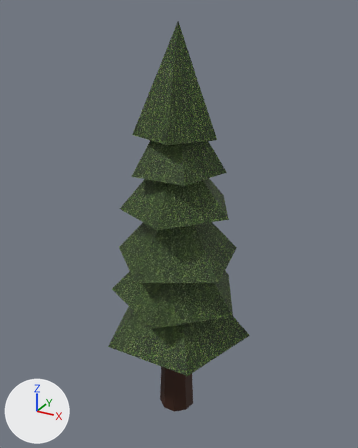
Before and after pictures for a commit that changed the OBJ model models/hillTree1/hillTree1.obj.
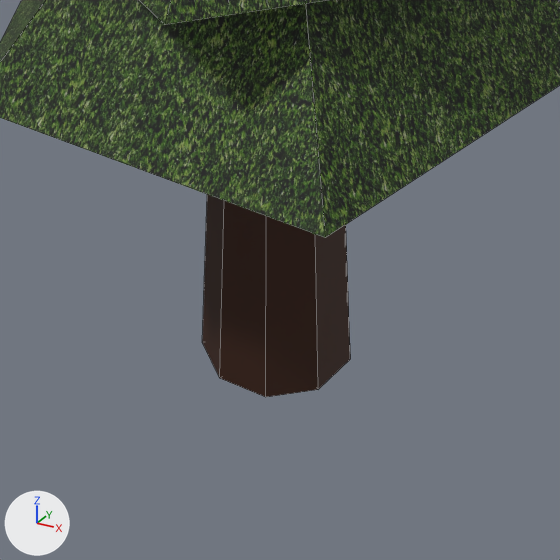
Each version appears first whole from a 50 mm camera at (2.17, -3.76, 3.56) aimed at (0.06, 0.09, 1.64), and next in a close-up on the part from 32% to 67% of the width and 72% to 100% of the height. Lighting does not change. The marker at lower left points along +X, +Y and +Z. The close-ups show mesh edges as thin lines. Where no turn or scale is listed for an object, it has been applied to the vertices.

The older version as bpy lines, for what is in view:
```python
me_cone_005 = bpy.data.meshes.new('Cone.005')
me_cone_005.from_pydata(...)  # 36 vertices, 36 faces; spans x -0.6..0.81, y -0.68..0.7, z 0.54..3.46
me_cone_005.materials.append(mat_leaves)  # picture img_leaves_jpg
me_wood_cylinder_001 = bpy.data.meshes.new('wood_Cylinder.001')
me_wood_cylinder_001.from_pydata(...)  # a 9-sided cut cone along z (radius 0.19 at the low end, 0.06 at the high end) spanning x -0.07..0.3, y -0.24..0.12, z -0.39..2.69
me_wood_cylinder_001.materials.append(mat_wood)  # picture img_tree_jpg
ob_cone_005 = bpy.data.objects.new('Cone.005', me_cone_005)
ob_cone_005.location = (0.0, 0.0, 0.0)
ob_wood_cylinder_001 = bpy.data.objects.new('wood_Cylinder.001', me_wood_cylinder_001)
ob_wood_cylinder_001.location = (0.0, 0.0, 0.0)
```
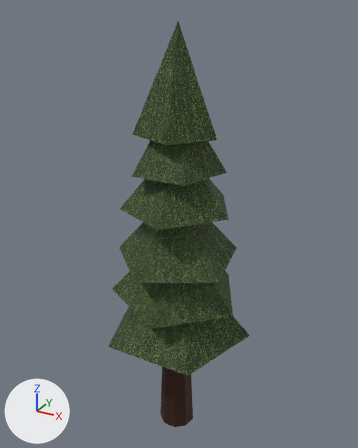
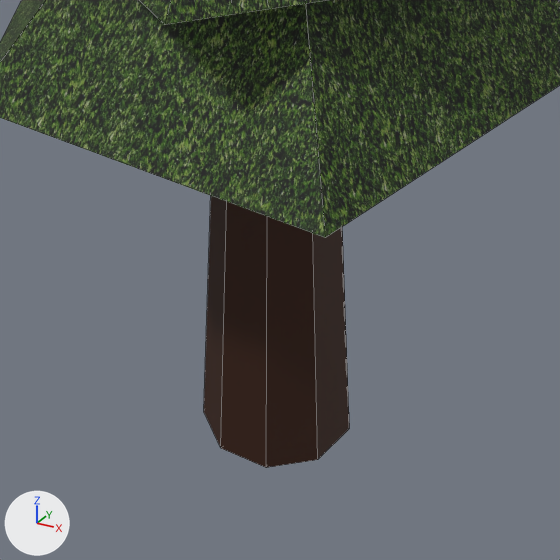
The change, as JSON lines over the scene's bpy script:
```json
{"block": "me_wood_cylinder_001", "where": "me_wood_cylinder_001.from_pydata(...)  # 20 vertices, 27 faces; spans x -0.07..0.3, y -0.24..0.12, z -0.39..2.69"}
{"block": "me_wood_cylinder_001", "where": "# used by ob_wood_cylinder_001; location = (0.0, 0.0, 0.0)"}
{"block": "me_wood_cylinder_001", "change": "me_wood_cylinder_001 part 1: the whole mesh is moved by (0.0, 0.0, -0.22)"}
```

Pixel boxes (x1, y1, x2, y2) of what changed, in the close-ups (560 x 560 px):
```json
{"object": "wood_Cylinder.001", "change": "mesh moved", "before": [202, 194, 350, 397], "after": [204, 196, 349, 468]}
```
